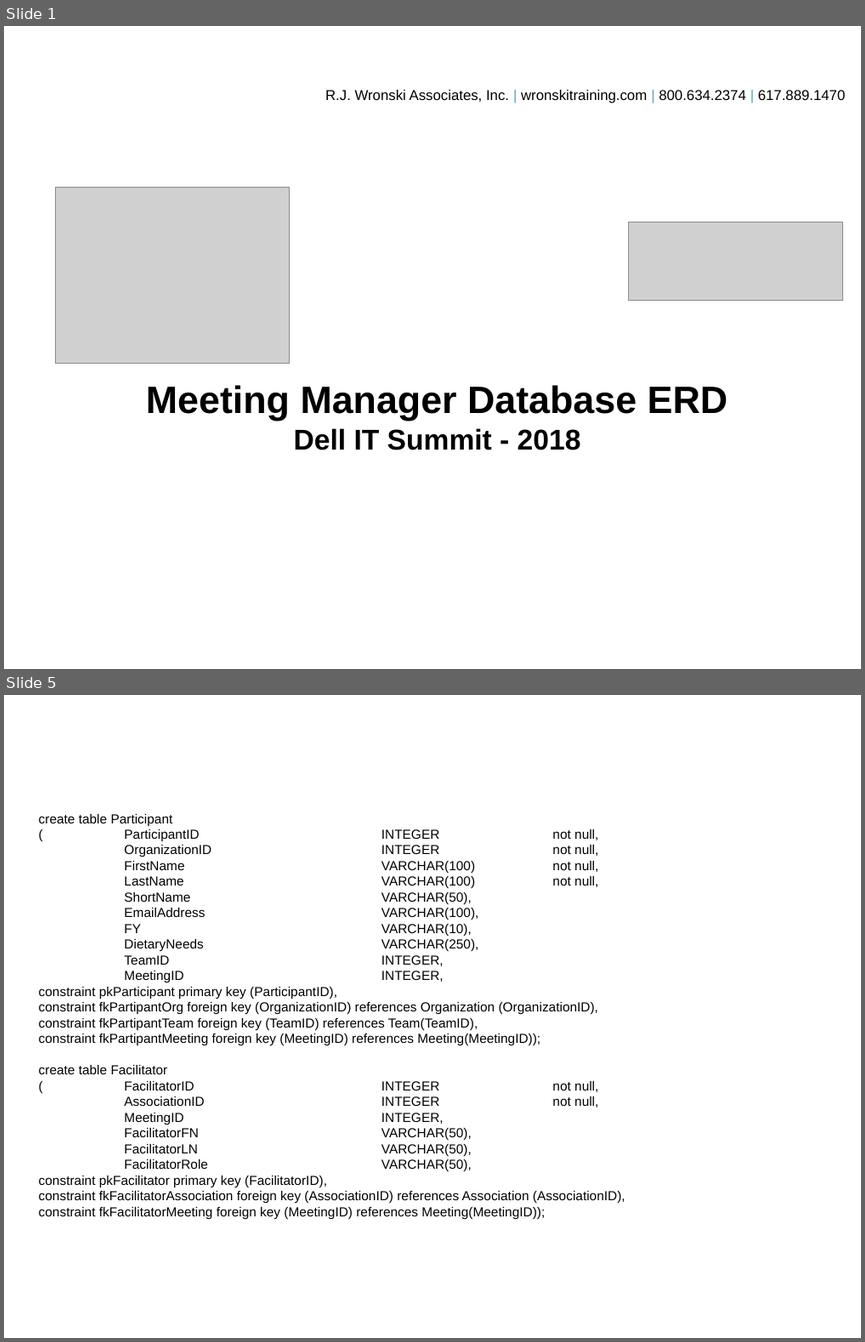
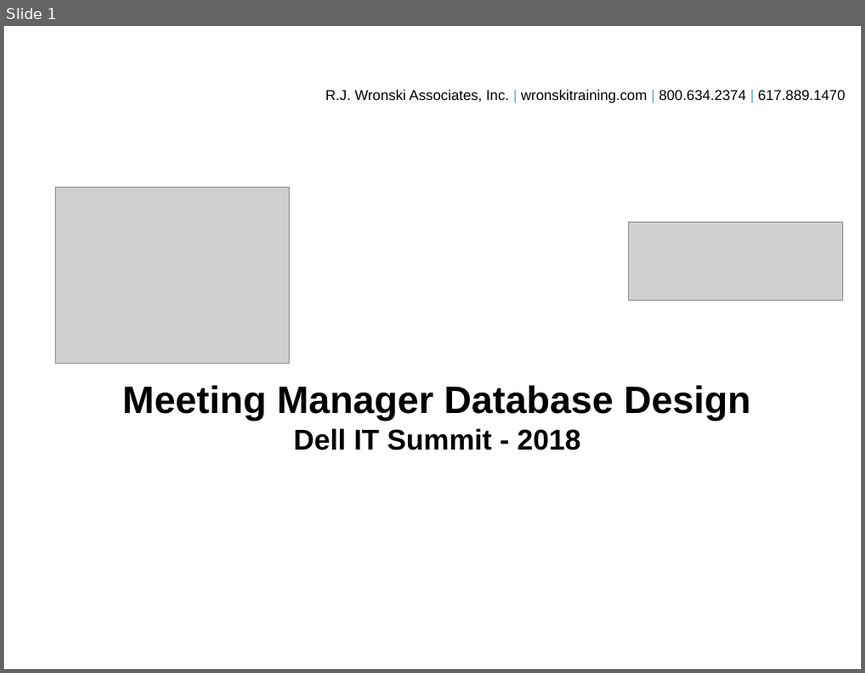
Before and after one commit to jentechdan/meetman, a slide deck: postgres schema/ERD.pptx. Shown one above the other, each under a label of ours: slides 1 and 5 before the commit, slide 1 after it; the slides between them are not shown. The pictures are 865x1342 and 865x673 pixels, drawn with LibreOffice and Linux fonts; fonts in the diff are those of the drawing; grey boxes stand for pictures; background and template pictures are left out. Boxes give left, top, right and bottom in pixels: in the first picture for what was removed or moved away, otherwise in the second. Text is boxed around its words. In the diff, an @@ line names an element or a change of style, - is before the commit and + after.

```diff
--- a/postgres schema/ERD.pptx
+++ b/postgres schema/ERD.pptx
@@ slide 5 removed at box(4, 695, 861, 1338), background picture (left out) @@
@@ title removed at box(4, 721, 861, 773) @@
-Meeting Manager Schema - 3
@@ text removed at box(39, 814, 625, 1219) @@
-create table Participant
-( ParticipantID INTEGER not null,
-OrganizationID INTEGER not null,
-FirstName VARCHAR(100) not null,
-LastName VARCHAR(100) not null,
-ShortName VARCHAR(50),
-EmailAddress VARCHAR(100),
-FY VARCHAR(10),
-DietaryNeeds VARCHAR(250),
-TeamID INTEGER,
-MeetingID INTEGER,
-constraint pkParticipant primary key (ParticipantID),
-constraint fkPartipantOrg foreign key (OrganizationID) references Organization (OrganizationID),
-constraint fkPartipantTeam foreign key (TeamID) references Team(TeamID),
-constraint fkPartipantMeeting foreign key (MeetingID) references Meeting(MeetingID));
-create table Facilitator
-( FacilitatorID INTEGER not null,
-AssociationID INTEGER not null,
-MeetingID INTEGER,
-FacilitatorFN VARCHAR(50),
-FacilitatorLN VARCHAR(50),
-FacilitatorRole VARCHAR(50),
-constraint pkFacilitator primary key (FacilitatorID),
-constraint fkFacilitatorAssociation foreign key (AssociationID) references Association (AssociationID),
-constraint fkFacilitatorMeeting foreign key (MeetingID) references Meeting(MeetingID));
@@ page number removed at box(504, 1312, 861, 1338) @@
-5
@@ slide 1 changed as well @@
@@ title at box(122, 385, 750, 450): text changed @@
-Meeting Manager Database ERD
-Dell IT Summit - 2018
+Meeting Manager Database Design
+Dell IT Summit - 2018
```
Also in this commit, not shown: 1 other slide changed, 3 other slides removed, 12 other files.
